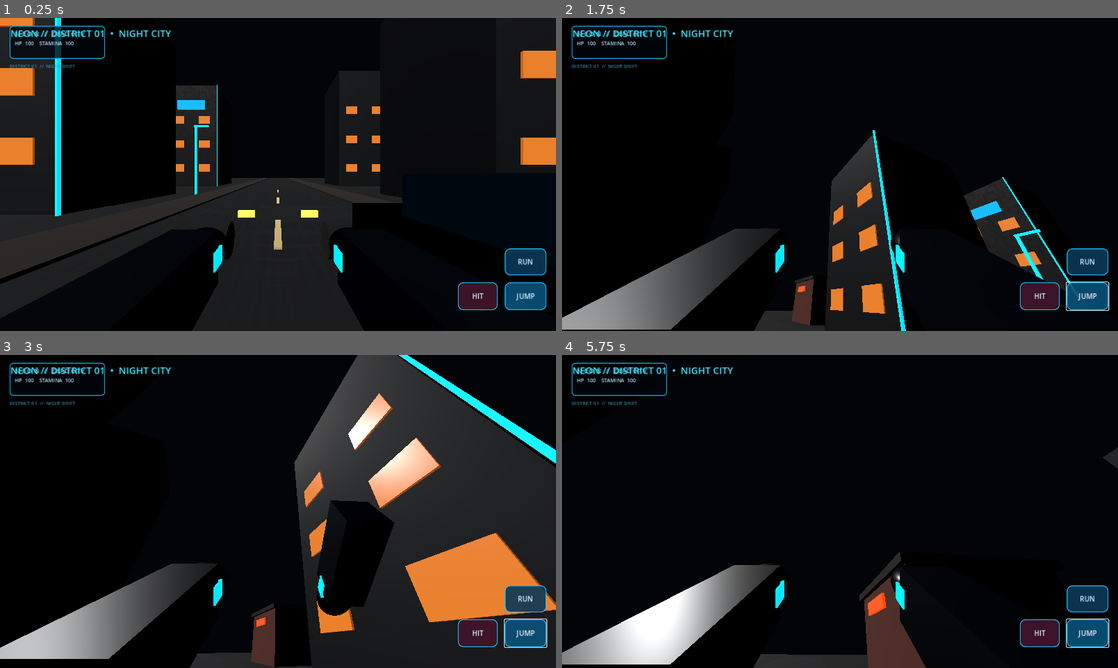
Above: before the commit, frames 1-4 (two rows, left to right).
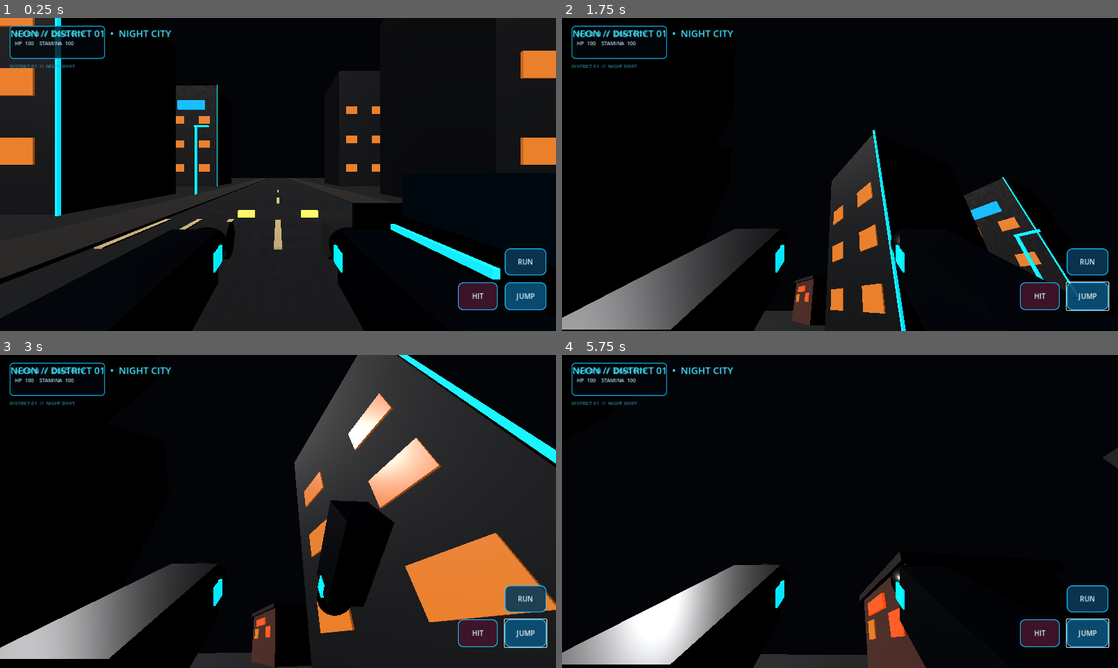
Above: after the commit, the same moments.

Repository: sylph564/neon-dead-city
Game: Godot game, scene res://scenes/district01.tscn
Two runs of this game, one before a commit and one after it. Both use one fixed random seed, a clock stepped at 60 frames per second and the inputs below.
Inputs (mouse positions are in pixels of both pictures, inside the frame that each line leads up to):
- Up to frame 1 (0.25 s): no input
- Up to frame 2 (1.75 s): click "JUMP" at 0.5 s; tap Enter at 1.25 s; move the mouse to (867, 174) at 1.27 s; hold W from 1.28 s (still down); tap F at 1.35 s; tap Space at 1.52 s
- Up to frame 3 (3 s): keep holding W; move the mouse to (250, 511) at 2.02 s; tap Shift at 2.1 s; tap Space at 2.27 s; move the mouse to (289, 505) at 2.77 s; tap F at 2.85 s
- Up to frame 4 (5.75 s): keep holding W; move the mouse to (834, 517) at 3.52 s; tap Shift at 3.6, 5.1 s; tap Space at 3.77, 4.52, 5.27 s; move the mouse to (878, 514) at 4.27 s; tap F at 4.35 s; move the mouse to (795, 508) at 5.02 s

The runs differ from the first frame. In frame 1, 0.9% of the frame differs, in the area x 16-90%, y 64-84%; in frame 2, less than 0.1%; in frame 3, less than 0.1%; in frame 4, 0.3%.
Error in both runs: Invalid access to property or key '<null>' on a base object of type 'Dictionary'. (res://scripts/cyberware.gd:213)

Commit message:
Add facade details, crosswalk and cyberpunk vehicle trim

Diff:
--- a/scenes/district01.tscn
+++ b/scenes/district01.tscn
@@ -173,6 +173,27 @@
 emission = Color(0.95, 0.04, 0.28, 1)
 emission_energy_multiplier = 1.7
 
+
+[sub_resource type="BoxMesh" id="CarSpoilerMesh"]
+size = Vector3(2.1, 0.12, 0.38)
+
+[sub_resource type="BoxMesh" id="CarTrimMesh"]
+size = Vector3(1.25, 0.08, 0.08)
+
+[sub_resource type="BoxMesh" id="TailLightMesh"]
+size = Vector3(0.42, 0.18, 0.07)
+
+[sub_resource type="StandardMaterial3D" id="TailLightMat"]
+albedo_color = Color(0.95, 0.035, 0.12, 1)
+emission_enabled = true
+emission = Color(0.9, 0.015, 0.06, 1)
+emission_energy_multiplier = 1.4
+
+[sub_resource type="StandardMaterial3D" id="CarSpoilerMat"]
+albedo_color = Color(0.045, 0.055, 0.075, 1)
+metallic = 0.72
+roughness = 0.32
+
 [node name="Main" type="Node3D"]
 
 [node name="Sun" type="DirectionalLight3D" parent="."]
@@ -952,3 +973,65 @@
 position = Vector3(0.72, 0.7, 0.88)
 mesh = SubResource("LightMesh")
 surface_material_override/0 = SubResource("HeadlightMat")
+
+[node name="HomeAWindowLeft" type="MeshInstance3D" parent="."]
+position = Vector3(-36.2, 3.0, -6.18)
+mesh = SubResource("WindowMesh")
+surface_material_override/0 = SubResource("WindowMat")
+
+[node name="HomeAWindowRight" type="MeshInstance3D" parent="."]
+position = Vector3(-31.8, 3.0, -6.18)
+mesh = SubResource("WindowMesh")
+surface_material_override/0 = SubResource("ShopSignOrange")
+
+[node name="HomeBWindowLeft" type="MeshInstance3D" parent="."]
+position = Vector3(31.8, 3.0, 6.18)
+mesh = SubResource("WindowMesh")
+surface_material_override/0 = SubResource("WindowMat")
+
+[node name="HomeBWindowRight" type="MeshInstance3D" parent="."]
+position = Vector3(36.2, 3.0, 6.18)
+mesh = SubResource("WindowMesh")
+surface_material_override/0 = SubResource("ShopSignPink")
+
+[node name="CarRearSpoiler" type="MeshInstance3D" parent="."]
+position = Vector3(2.8, 1.62, 4.78)
+mesh = SubResource("CarSpoilerMesh")
+surface_material_override/0 = SubResource("CarSpoilerMat")
+
+[node name="CarRearLightLeft" type="MeshInstance3D" parent="."]
+position = Vector3(2.05, 0.72, 5.12)
+mesh = SubResource("TailLightMesh")
+surface_material_override/0 = SubResource("TailLightMat")
+
+[node name="CarRearLightRight" type="MeshInstance3D" parent="."]
+position = Vector3(3.55, 0.72, 5.12)
+mesh = SubResource("TailLightMesh")
+surface_material_override/0 = SubResource("TailLightMat")
+
+[node name="CarSideAccentLeft" type="MeshInstance3D" parent="."]
+position = Vector3(1.68, 0.84, 3.0)
+rotation_degrees = Vector3(0, 90, 0)
+mesh = SubResource("CarTrimMesh")
+surface_material_override/0 = SubResource("NeonMat")
+
+[node name="CarSideAccentRight" type="MeshInstance3D" parent="."]
+position = Vector3(3.92, 0.84, 3.0)
+rotation_degrees = Vector3(0, 90, 0)
+mesh = SubResource("CarTrimMesh")
+surface_material_override/0 = SubResource("NeonMat")
+
+[node name="CrosswalkStripe01" type="MeshInstance3D" parent="."]
+position = Vector3(-3.8, 0.04, 0)
+mesh = SubResource("StreetMarkMesh")
+surface_material_override/0 = SubResource("StreetMarkMat")
+
+[node name="CrosswalkStripe02" type="MeshInstance3D" parent="."]
+position = Vector3(-2.7, 0.04, 0)
+mesh = SubResource("StreetMarkMesh")
+surface_material_override/0 = SubResource("StreetMarkMat")
+
+[node name="CrosswalkStripe03" type="MeshInstance3D" parent="."]
+position = Vector3(-1.6, 0.04, 0)
+mesh = SubResource("StreetMarkMesh")
+surface_material_override/0 = SubResource("StreetMarkMat")
Not shown: 1 places in scenes/district01.tscn that only renumber resources
